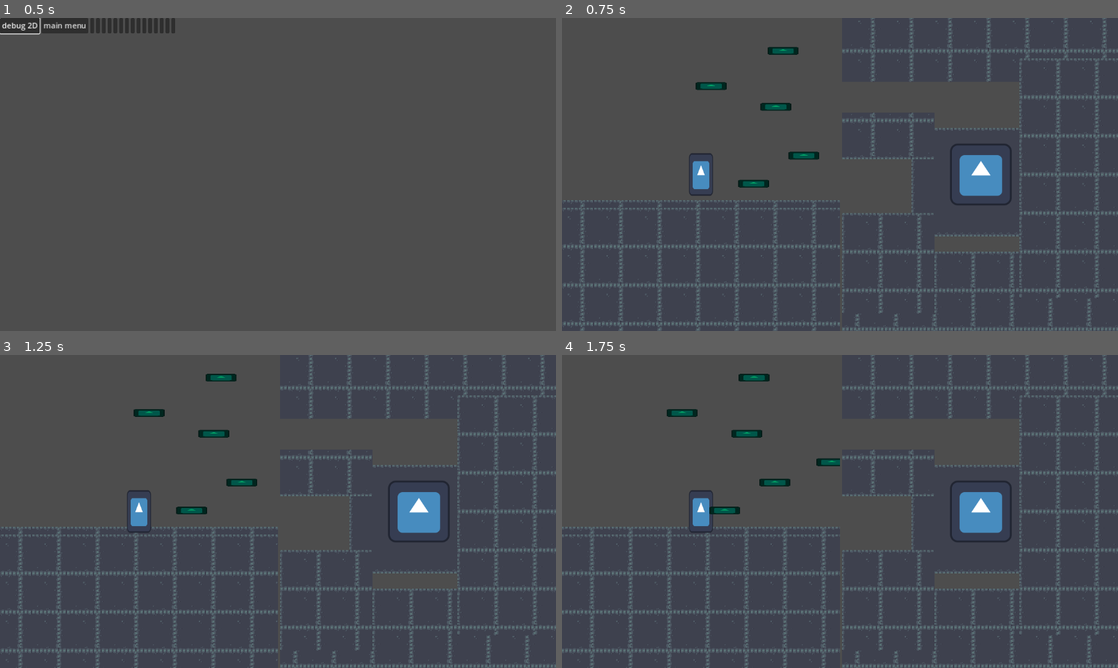
Above: before the commit, frames 1-4 (two rows, left to right).
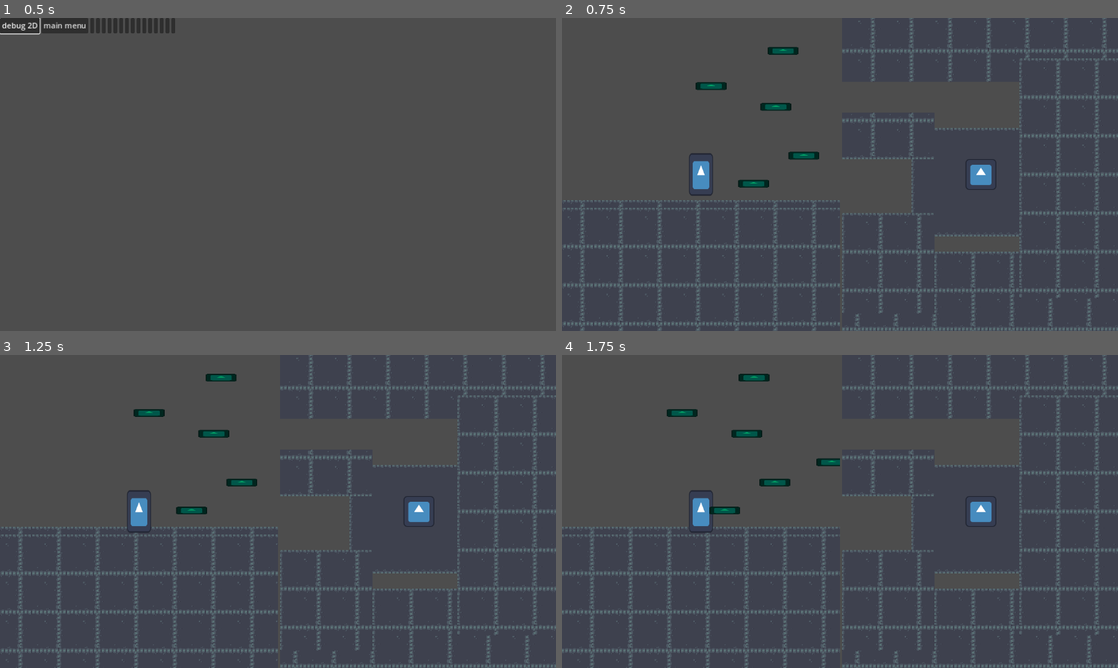
Above: after the commit, the same moments.

Repository: Where-is-my-input/Godot-Wild-Jam--72
Game: Godot game, scene res://system/debug.tscn
Same seed, same stepped clock (60 frames per second), same inputs: the game is played once before the commit and once after it. The engine's default icon, where the game draws it, is replaced by a stand-in: a white triangle on a blue panel in a dark square.
Inputs:
- Up to frame 1 (0.5 s): no input
- Up to frame 2 (0.75 s): click "debug 2D" at 0.5 s
- Up to frame 3 (1.25 s): no input
- Up to frame 4 (1.75 s): tap Enter (ui_accept) at 1.25, 1.52 s; hold D (platformer_right) from 1.28 s (still down)

Frame 1 is identical in both runs. In frame 2, 1.0% of the frame differs, in the area x 69-81%, y 40-60%; in frame 3, 1.0%; in frame 4, 1.0%.

Commit message:
player sizes

Diff:
--- a/characters/player/CharacterBody2D.gd
+++ b/characters/player/CharacterBody2D.gd
@@ -1,7 +1,7 @@
 extends CharacterBody2D
 
 
-const SPEED = 150.0
+const SPEED = 64.0
 const JUMP_VELOCITY = -400.0
 @onready var tmr_movement_cooldown = $tmrMovementCooldown
 
--- a/characters/player/player.tscn
+++ b/characters/player/player.tscn
@@ -4,7 +4,7 @@
 [ext_resource type="Script" path="res://characters/player/CharacterBody2D.gd" id="1_w41jy"]
 
 [sub_resource type="RectangleShape2D" id="RectangleShape2D_ghccc"]
-size = Vector2(114, 116)
+size = Vector2(48, 48)
 
 [node name="player" type="Node2D"]
 
@@ -13,6 +13,7 @@
 script = ExtResource("1_w41jy")
 
 [node name="Sprite2D" type="Sprite2D" parent="CharacterBody2D"]
+scale = Vector2(0.5, 0.5)
 texture = ExtResource("1_m4fhi")
 
 [node name="CollisionShape2D" type="CollisionShape2D" parent="CharacterBody2D"]
